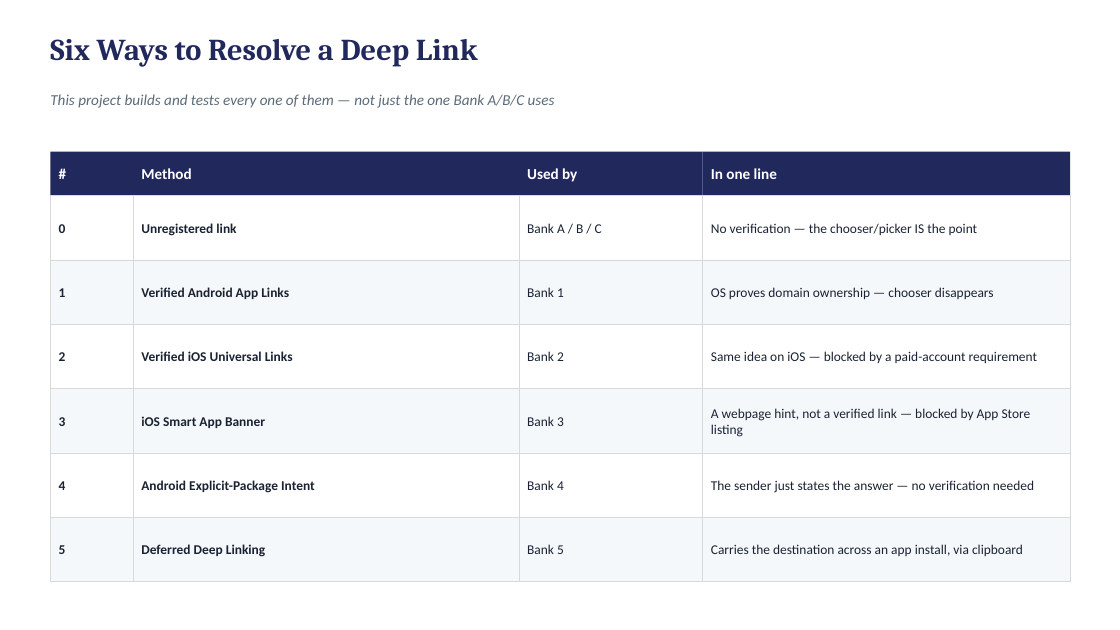
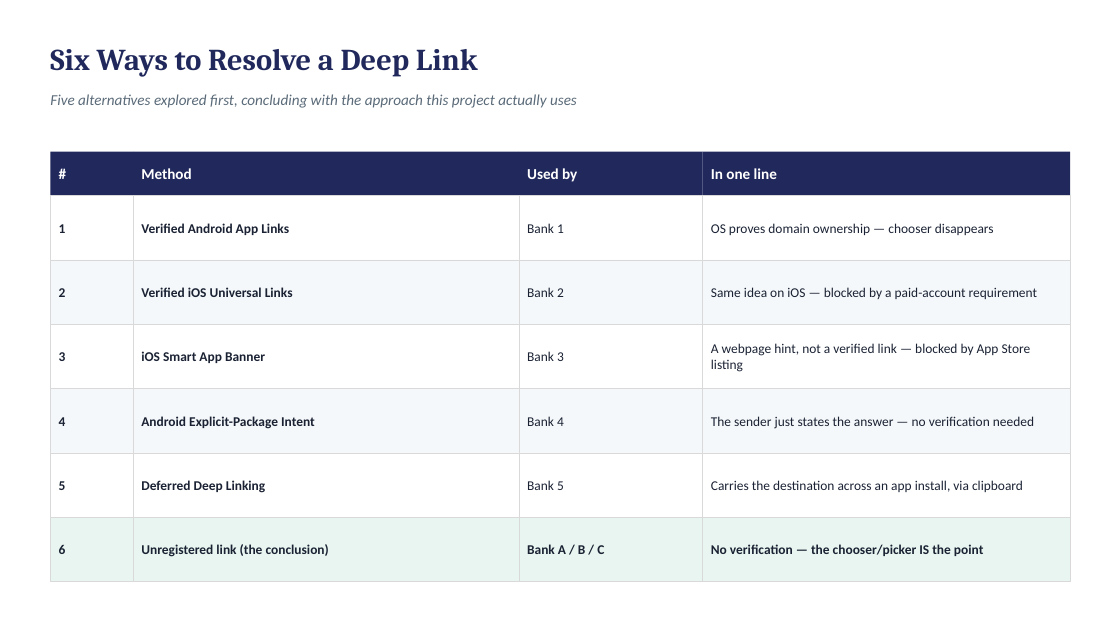
Before and after one commit to deandrehaijielim-commits/sgqr-deep-link-demo, a slide deck: slide 2 of SGQR_Deep_Linking_Simulation.pptx. Drawn at 1120x630 pixels with LibreOffice and Linux fonts; fonts in the diff are those of the drawing. Boxes give left, top, right and bottom in pixels: in the first picture for what was removed or moved away, otherwise in the second. Text is boxed around its words. In the diff, an @@ line names an element or a change of style, - is before the commit and + after.

```diff
--- a/SGQR_Deep_Linking_Simulation.pptx
+++ b/SGQR_Deep_Linking_Simulation.pptx
@@ text "Six Ways to Resolve a ..." at (50, 49, 478, 76): vertical alignment top to middle @@
@@ text at (50, 94, 577, 108): text changed @@
-This project builds and tests every one of them — not just the one Bank A/B/C uses
+Five alternatives explored first, concluding with the approach this project actually uses
@@ rectangle removed at (50, 196, 133, 260) @@
-0
@@ text in rectangle at (141, 223, 289, 235): text changed @@
-Unregistered link
+Verified Android App Links
@@ text in rectangle at (527, 223, 564, 233): text changed @@
-Bank A / B / C
+Bank 1
@@ fill #FFFFFF to #F5F8FA in 4 elements at (50, 389, 133, 454), (133, 389, 518, 454), (702, 389, 1070, 454), (702, 260, 1070, 324) @@
@@ text in rectangle at (141, 287, 293, 297): text changed @@
-Verified Android App Links
+Verified iOS Universal Links
@@ text in rectangle at (527, 287, 564, 297): text changed @@
-Bank 1
+Bank 2
@@ rectangle removed at (133, 324, 518, 389) @@
-Verified iOS Universal Links
@@ text in rectangle at (527, 351, 564, 361): text changed @@
-Bank 2
+Bank 3
@@ text in rectangle at (527, 416, 564, 426): text changed @@
-Bank 3
+Bank 4
@@ 12 rectangles: place and size @@
-12 rectangles at (50, 260, 1070, 582)
+12 rectangles at (50, 196, 1070, 518)
@@ fill #F5F8FA to #FFFFFF in 8 elements at (50, 196, 133, 260), (702, 196, 1070, 260), (133, 453, 518, 518), (702, 453, 1070, 518), (50, 324, 133, 389), (133, 324, 518, 389), (702, 324, 1070, 389), (50, 453, 133, 518) @@
@@ text in rectangle at (527, 480, 564, 490): text changed @@
-Bank 4
+Bank 5
@@ rectangle added at (133, 518, 518, 582), fill #E8F5F0, outline #D9D9D9 0.5 pt, 11.5 pt, text #1A2233, bold @@
+Unregistered link (the conclusion)
@@ rectangle "Bank A / B / ..." at (519, 518, 703, 582): fill #F5F8FA to #E8F5F0 @@
@@ rectangle "No verification — the chooser/picker ...": place and size @@
-rectangle "No verification — the chooser/picker ..." at (702, 196, 1070, 260)
+rectangle "No verification — the chooser/picker ..." at (702, 518, 1070, 582)
@@ rectangle "No verification — the chooser/picker ..." at (702, 518, 1070, 582): bold on; fill #FFFFFF to #E8F5F0 @@
@@ text in rectangle at (527, 544, 604, 554): text changed; bold on @@
-Bank 5
+Bank A / B / C
```
Also in this commit, not shown: 1 other slide changed, 2 other files.
